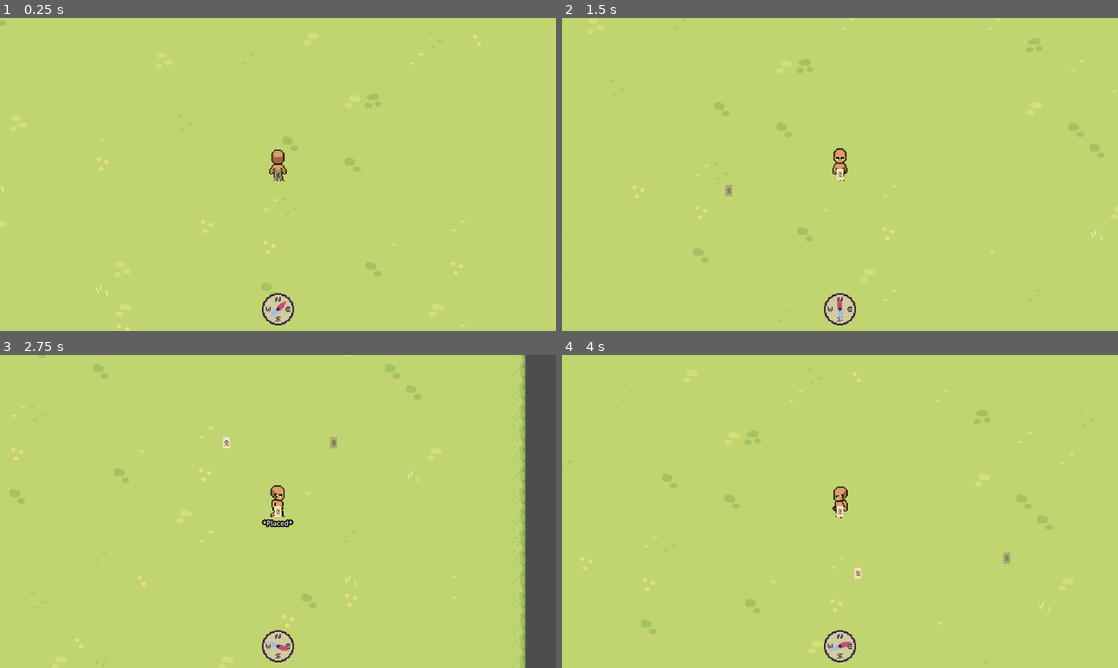
Above: before the commit, frames 1-4 (two rows, left to right).
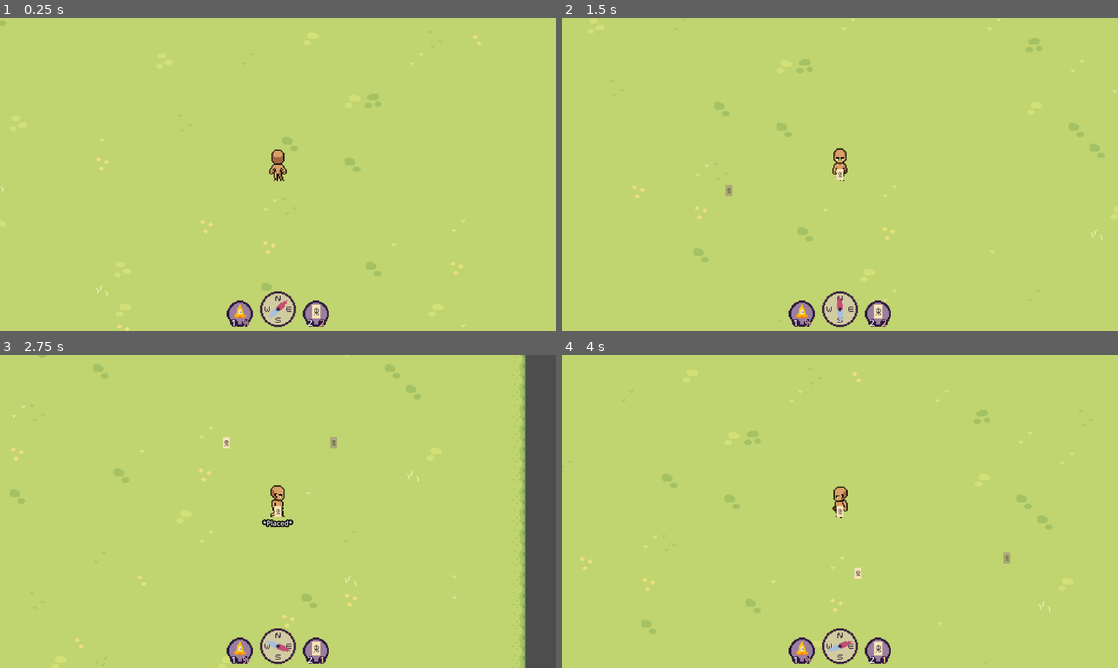
Above: after the commit, the same moments.

Repository: FennecKii/Pixel-Game-Jam-2025
Game: Godot game, scene res://Maps/Map 1/map_1.tscn
The game is run twice, just before and just after one commit, with the same random seed, the same clock (stepped at 60 frames per second) and the same inputs. The project has no main scene, so this scene is started directly.
Inputs (mouse positions are in pixels of both pictures, inside the frame that each line leads up to):
- Up to frame 1 (0.25 s): no input
- Up to frame 2 (1.5 s): move the mouse to (962, 158) at 0.52 s; hold D (Right) 0.53-1.28 s; tap 1 (Equip Bell) at 0.6 s; move the mouse to (728, 190) at 1.27 s; hold S (Down) from 1.28 s (still down); tap 2 (Equip Ofuda) at 1.35 s
- Up to frame 3 (2.75 s): move the mouse to (333, 442) at 2.02 s; release S (Down) at 2.03 s; hold D (Right) from 2.03 s (still down); click (333, 442) at 2.1 s
- Up to frame 4 (4 s): move the mouse to (812, 574) at 2.77 s; release D (Right) at 2.78 s; hold W (Up) 2.78-3.53 s; tap 1 (Equip Bell) at 2.85 s; move the mouse to (1006, 558) at 3.52 s; hold A (Left) from 3.53 s (still down); tap 2 (Equip Ofuda) at 3.6 s

The runs differ from the first frame. In frame 1, 1.0% of the frame differs, in the area x 40-60%, y 48-99%; in frame 2, 0.9%; in frame 3, 0.9%; in frame 4, 0.9%.

Commit message:
bell and ofuda HUD added

Diff:
--- a/Ghosts/Yuki-Onna/yuki_onna.tscn
+++ b/Ghosts/Yuki-Onna/yuki_onna.tscn
@@ -137,6 +137,62 @@
 
 [sub_resource type="CircleShape2D" id="CircleShape2D_kcmps"]
 radius = 8.0
+
+[sub_resource type="Animation" id="Animation_n61th"]
+length = 0.001
+tracks/0/type = "value"
+tracks/0/imported = false
+tracks/0/enabled = true
+tracks/0/path = NodePath("../AnimatedSprite2D:animation")
+tracks/0/interp = 1
+tracks/0/loop_wrap = true
+tracks/0/keys = {
+"times": PackedFloat32Array(0),
+"transitions": PackedFloat32Array(1),
+"update": 1,
+"values": [&"idle"]
+}
+tracks/1/type = "value"
+tracks/1/imported = false
+tracks/1/enabled = true
+tracks/1/path = NodePath("../AnimatedSprite2D:frame")
+tracks/1/interp = 1
+tracks/1/loop_wrap = true
+tracks/1/keys = {
+"times": PackedFloat32Array(0),
+"transitions": PackedFloat32Array(1),
+"update": 1,
+"values": [0]
+}
+
+[sub_resource type="Animation" id="Animation_y6bhk"]
+resource_name = "death"
+length = 1.20002
+step = 0.2
+tracks/0/type = "value"
+tracks/0/imported = false
+tracks/0/enabled = true
+tracks/0/path = NodePath("../AnimatedSprite2D:animation")
+tracks/0/interp = 1
+tracks/0/loop_wrap = true
+tracks/0/keys = {
+"times": PackedFloat32Array(0),
+"transitions": PackedFloat32Array(1),
+"update": 1,
+"values": [&"death"]
+}
+tracks/1/type = "value"
+tracks/1/imported = false
+tracks/1/enabled = true
+tracks/1/path = NodePath("../AnimatedSprite2D:frame")
+tracks/1/interp = 1
+tracks/1/loop_wrap = true
+tracks/1/keys = {
+"times": PackedFloat32Array(0, 0.2, 0.4, 0.6, 0.8, 1),
+"transitions": PackedFloat32Array(1, 1, 1, 1, 1, 1),
+"update": 1,
+"values": [0, 1, 2, 3, 4, 5]
+}
 
 [sub_resource type="Animation" id="Animation_fksj7"]
 resource_name = "idle"
@@ -168,35 +224,6 @@
 "values": [0, 1, 2, 3]
 }
 
-[sub_resource type="Animation" id="Animation_y6bhk"]
-resource_name = "death"
-length = 1.20002
-step = 0.2
-tracks/0/type = "value"
-tracks/0/imported = false
-tracks/0/enabled = true
-tracks/0/path = NodePath("../AnimatedSprite2D:animation")
-tracks/0/interp = 1
-tracks/0/loop_wrap = true
-tracks/0/keys = {
-"times": PackedFloat32Array(0),
-"transitions": PackedFloat32Array(1),
-"update": 1,
-"values": [&"death"]
-}
-tracks/1/type = "value"
-tracks/1/imported = false
-tracks/1/enabled = true
-tracks/1/path = NodePath("../AnimatedSprite2D:frame")
-tracks/1/interp = 1
-tracks/1/loop_wrap = true
-tracks/1/keys = {
-"times": PackedFloat32Array(0, 0.2, 0.4, 0.6, 0.8, 1),
-"transitions": PackedFloat32Array(1, 1, 1, 1, 1, 1),
-"update": 1,
-"values": [0, 1, 2, 3, 4, 5]
-}
-
 [sub_resource type="Animation" id="Animation_324nn"]
 resource_name = "walk"
 length = 0.60001
@@ -227,33 +254,6 @@
 "values": [0, 1, 2, 3, 4, 5]
 }
 
-[sub_resource type="Animation" id="Animation_n61th"]
-length = 0.001
-tracks/0/type = "value"
-tracks/0/imported = false
-tracks/0/enabled = true
-tracks/0/path = NodePath("../AnimatedSprite2D:animation")
-tracks/0/interp = 1
-tracks/0/loop_wrap = true
-tracks/0/keys = {
-"times": PackedFloat32Array(0),
-"transitions": PackedFloat32Array(1),
-"update": 1,
-"values": [&"idle"]
-}
-tracks/1/type = "value"
-tracks/1/imported = false
-tracks/1/enabled = true
-tracks/1/path = NodePath("../AnimatedSprite2D:frame")
-tracks/1/interp = 1
-tracks/1/loop_wrap = true
-tracks/1/keys = {
-"times": PackedFloat32Array(0),
-"transitions": PackedFloat32Array(1),
-"update": 1,
-"values": [0]
-}
-
 [sub_resource type="AnimationLibrary" id="AnimationLibrary_n61th"]
 _data = {
 &"RESET": SubResource("Animation_n61th"),
--- a/Items/Bell/bell.gd
+++ b/Items/Bell/bell.gd
@@ -1,4 +1,6 @@
 extends Node2D
+
+@export var display_item: bool = false
 
 @onready var bell_rang_label: Label = $"Bell Rang"
 
@@ -6,6 +8,8 @@
 	SignalBus.bell_rang.connect(_on_bell_rang)
 
 func _on_bell_rang(volume: float):
+	if display_item:
+		return
 	bell_rang_label.visible = true
 	await get_tree().create_timer(1).timeout
 	bell_rang_label.visible = false
--- a/Items/Ofuda/ofuda.gd
+++ b/Items/Ofuda/ofuda.gd
@@ -1,16 +1,26 @@
 extends Node2D
 
+@export var display_item: bool = false
 @export var ofuda_placed: bool = false
 
 @onready var ofuda_placed_label: Label = $"Ofuda Placed"
 
+var ofuda_count_lable: Label
 var ofuda_count: int = 0
 
 func _ready() -> void:
 	SignalBus.ofuda_placed.connect(_on_ofuda_place)
+	if display_item:
+		ofuda_count_lable = $Labels/Value
 
 func _on_ofuda_place(count: int):
 	ofuda_count = count
+	if ofuda_count_lable != null:
+		ofuda_count_lable.text = str(2-ofuda_count)
+	if ofuda_count_lable != null and ofuda_count == 2:
+		ofuda_count_lable.add_theme_color_override("font_color", Color.RED)
+	if display_item:
+		return
 	ofuda_placed_label.visible = true
 	await get_tree().create_timer(1).timeout
 	ofuda_placed_label.visible = false
--- a/Player/player.tscn
+++ b/Player/player.tscn
@@ -590,6 +590,7 @@
 
 [node name="Ofuda Outline" type="Sprite2D" parent="Items"]
 unique_name_in_owner = true
+visible = false
 self_modulate = Color(0.666667, 0.666667, 0.666667, 0.705882)
 texture = ExtResource("10_apopc")
 
--- /dev/null
+++ b/Resources/item_container_stylebox.tres
@@ -0,0 +1,7 @@
+[gd_resource type="StyleBoxTexture" load_steps=2 format=3 uid="uid://rpj38y4qwvue"]
+
+[ext_resource type="Texture2D" uid="uid://d2x1t3thk7mnk" path="res://Items/Item Container (24x24).png" id="1_6tu3o"]
+
+[resource]
+texture = ExtResource("1_6tu3o")
+modulate_color = Color(0.736981, 0.626536, 0.990668, 1)
--- a/UI/HUD.tscn
+++ b/UI/HUD.tscn
@@ -1,7 +1,10 @@
-[gd_scene load_steps=3 format=3 uid="uid://bueua6lfoyef6"]
+[gd_scene load_steps=6 format=3 uid="uid://bueua6lfoyef6"]
 
 [ext_resource type="Script" uid="uid://e1wjrlavk6bg" path="res://UI/hud.gd" id="1_ijstf"]
 [ext_resource type="PackedScene" uid="uid://coxniugqrm44q" path="res://Items/Compass/compass.tscn" id="1_yixhe"]
+[ext_resource type="PackedScene" uid="uid://bs87s8ufsum54" path="res://Items/Bell/bell.tscn" id="3_uk570"]
+[ext_resource type="PackedScene" uid="uid://c50xxvlfo42jg" path="res://Items/Ofuda/ofuda.tscn" id="4_f2wx0"]
+[ext_resource type="StyleBox" uid="uid://rpj38y4qwvue" path="res://Resources/item_container_stylebox.tres" id="4_gppie"]
 
 [node name="HUD" type="Control"]
 layout_mode = 3
@@ -13,4 +16,66 @@
 script = ExtResource("1_ijstf")
 
 [node name="Compass" parent="." instance=ExtResource("1_yixhe")]
-scale = Vector2(2.25, 2.25)
+position = Vector2(640, 670)
+
+[node name="Items" type="Node2D" parent="."]
+position = Vector2(640, 675)
+scale = Vector2(1.25, 1.25)
+
+[node name="Bell" parent="Items" instance=ExtResource("3_uk570")]
+position = Vector2(-70, 0)
+display_item = true
+
+[node name="Container" type="Panel" parent="Items/Bell"]
+z_index = -1
+offset_left = -24.0
+offset_top = -20.0
+offset_right = 24.0
+offset_bottom = 28.0
+theme_override_styles/panel = ExtResource("4_gppie")
+
+[node name="Labels" type="Node2D" parent="Items/Bell"]
+position = Vector2(0, 9)
+
+[node name="Keybind" type="Label" parent="Items/Bell/Labels"]
+offset_left = -17.0
+offset_right = -4.0
+offset_bottom = 23.0
+text = "1"
+horizontal_alignment = 1
+
+[node name="Value" type="Label" parent="Items/Bell/Labels"]
+offset_left = 5.0
+offset_right = 19.0
+offset_bottom = 23.0
+theme_override_colors/font_color = Color(1, 0.789639, 0.693494, 1)
+text = "%"
+
+[node name="Ofuda" parent="Items" instance=ExtResource("4_f2wx0")]
+position = Vector2(70, 0)
+display_item = true
+
+[node name="Container" type="Panel" parent="Items/Ofuda"]
+z_index = -1
+offset_left = -24.0
+offset_top = -20.0
+offset_right = 24.0
+offset_bottom = 28.0
+theme_override_styles/panel = ExtResource("4_gppie")
+
+[node name="Labels" type="Node2D" parent="Items/Ofuda"]
+position = Vector2(0, 9)
+
+[node name="Keybind" type="Label" parent="Items/Ofuda/Labels"]
+offset_left = -17.0
+offset_right = -4.0
+offset_bottom = 23.0
+text = "2"
+horizontal_alignment = 1
+
+[node name="Value" type="Label" parent="Items/Ofuda/Labels"]
+offset_left = 7.0
+offset_right = 21.0
+offset_bottom = 23.0
+theme_override_colors/font_color = Color(1, 0.770089, 0.615063, 1)
+text = "2"
Binary file added: Items/Item Container (24x24).png
Not shown, added: Items/Item Container (24x24).png.import
Binary file added: Items/Item Container.png
Not shown, added: Items/Item Container.png.import
